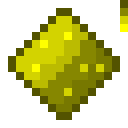
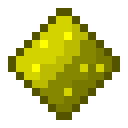
Two versions of the same layered image (128 × 128). Layer-by-layer changes:
hid "Layer 1" over [120, 0, 128, 32]
